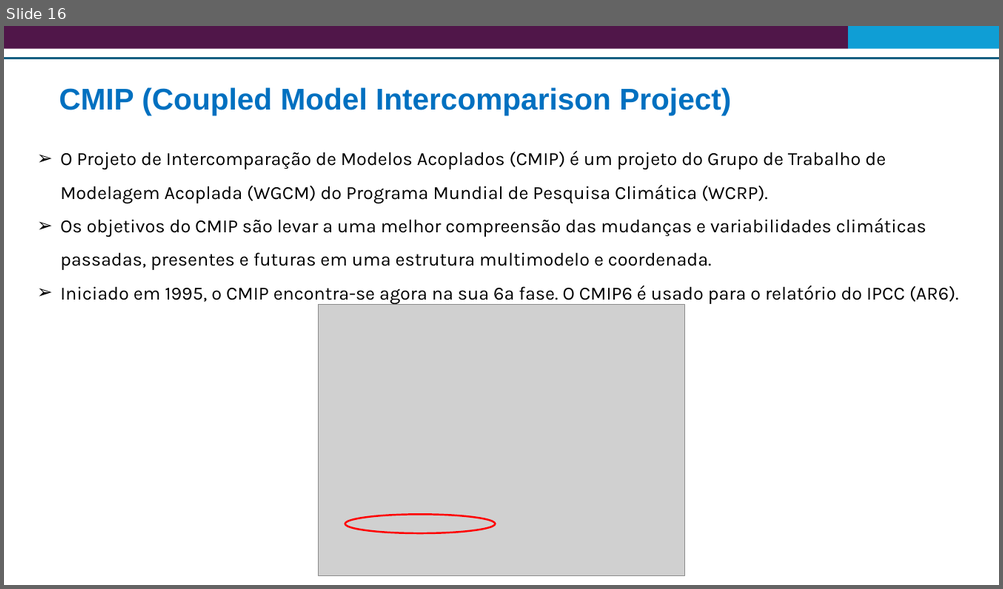
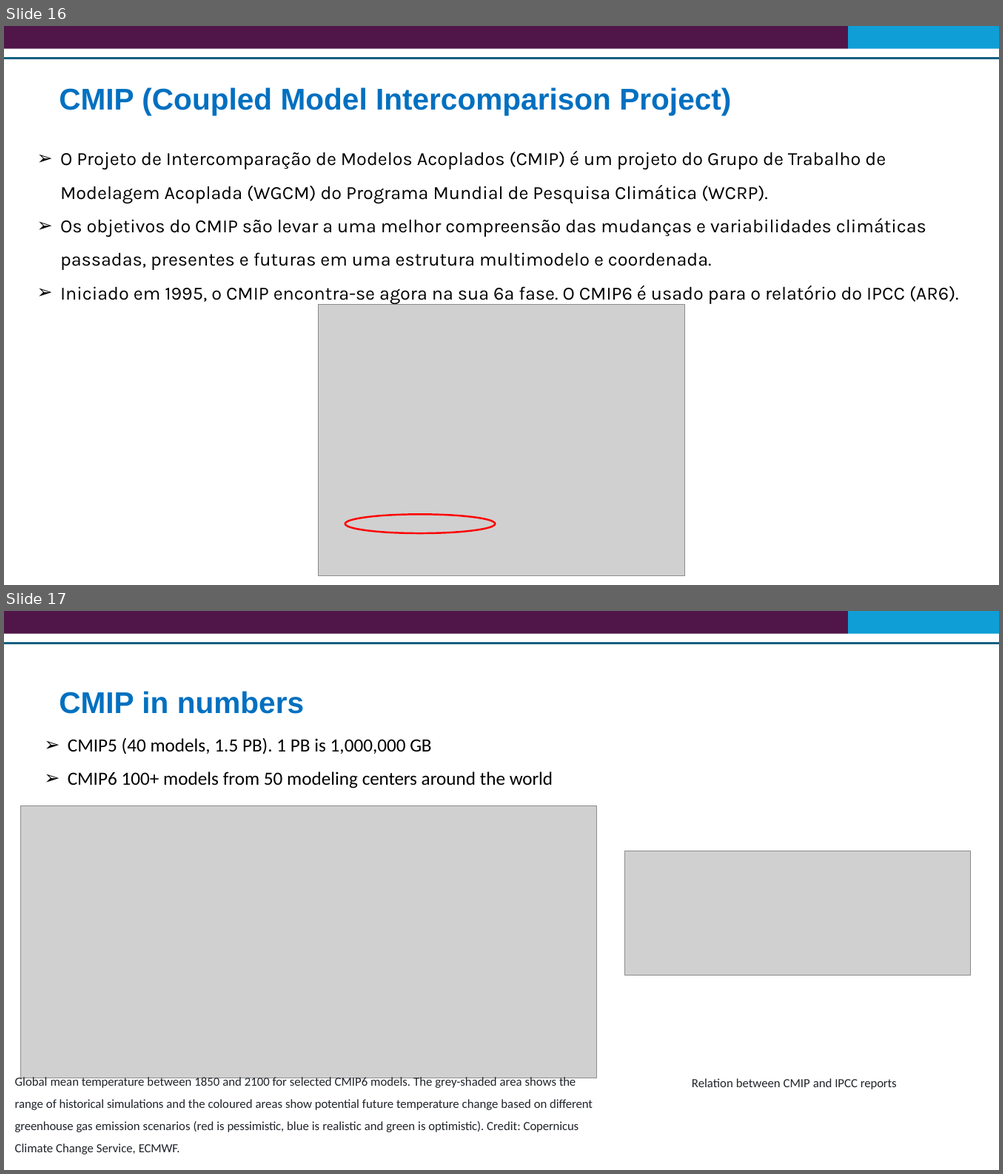
Before and after one commit to Risk-Team/trainings, a slide deck: STP/presentations/GCF and climate change adaptation concepts.pptx. Shown one above the other, each under a label of ours: slide 16 before the commit, slides 16 and 17 after it. The pictures are 1003x589 and 1003x1174 pixels, drawn with LibreOffice and Linux fonts; fonts in the diff are those of the drawing; grey boxes stand for pictures. Boxes give left, top, right and bottom in pixels: in the first picture for what was removed or moved away, otherwise in the second. Text is boxed around its words. In the diff, an @@ line names an element or a change of style, - is before the commit and + after.

```diff
--- a/STP/presentations/GCF and climate change adaptation concepts.pptx
+++ b/STP/presentations/GCF and climate change adaptation concepts.pptx
@@ slide 17 added at <box>4,611,999,1170</box>, background #FFFFFF @@
@@ rectangle added at <box>4,611,848,634</box>, fill #501649 @@
@@ rectangle added at <box>848,611,999,634</box>, fill #0F9ED5 @@
@@ line added from (4, 643) to (999, 643), #156082 2.25 pt @@
@@ title added at <box>59,691,304,714</box>, 29 pt, text #0070C0, bold @@
+CMIP in numbers
@@ text added at <box>68,738,552,789</box>, 18 pt, text #000000 @@
+➢ CMIP5 (40 models, 1.5 PB). 1 PB is 1,000,000 GB
+➢ CMIP6 100+ models from 50 modeling centers around the world
@@ picture added at <box>20,806,597,1078</box> @@
@@ picture added at <box>625,851,970,976</box> @@
@@ text added at <box>15,1076,592,1155</box>, 12 pt, text #202429 @@
+Global mean temperature between 1850 and 2100 for selected CMIP6 models. The grey-shaded area shows the range of historical simulations and the coloured areas show potential future temperature change based on different greenhouse gas emission scenarios (red is pessimistic, blue is realistic and green is optimistic). Credit: Copernicus Climate Change Service, ECMWF.
@@ text added at <box>691,1079,896,1090</box>, 12 pt, text #202429 @@
+Relation between CMIP and IPCC reports
```
Also in this commit, not shown: 1 slide changed, 8 other slides added.
